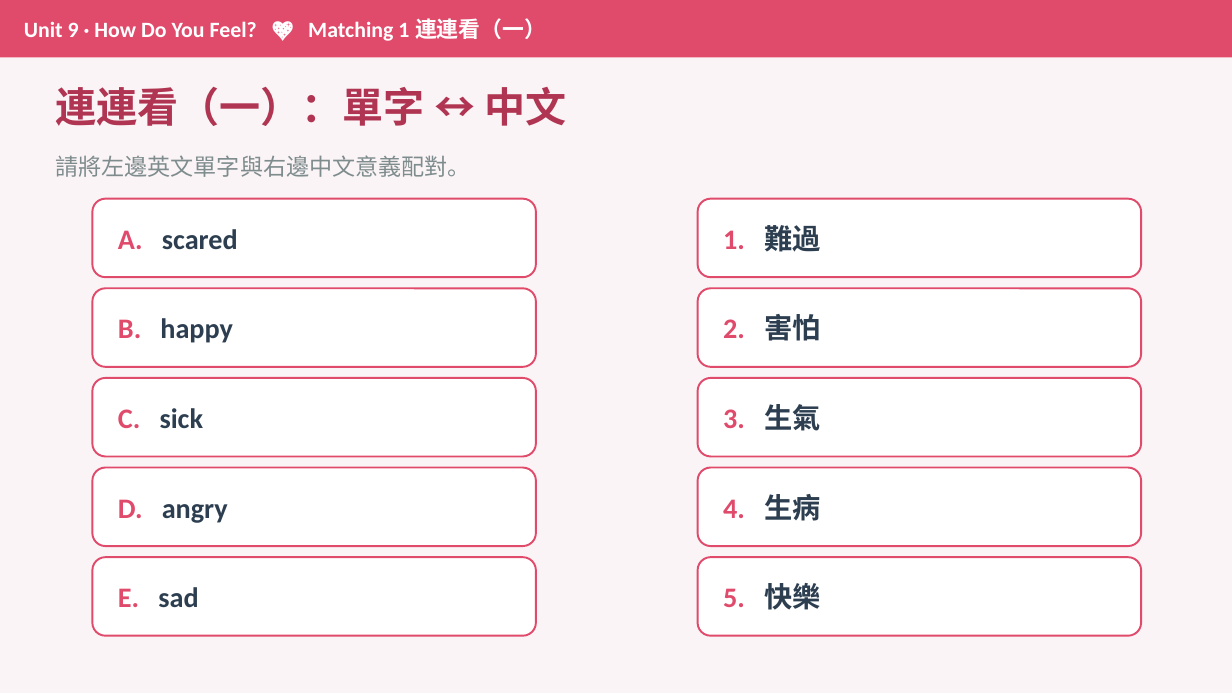
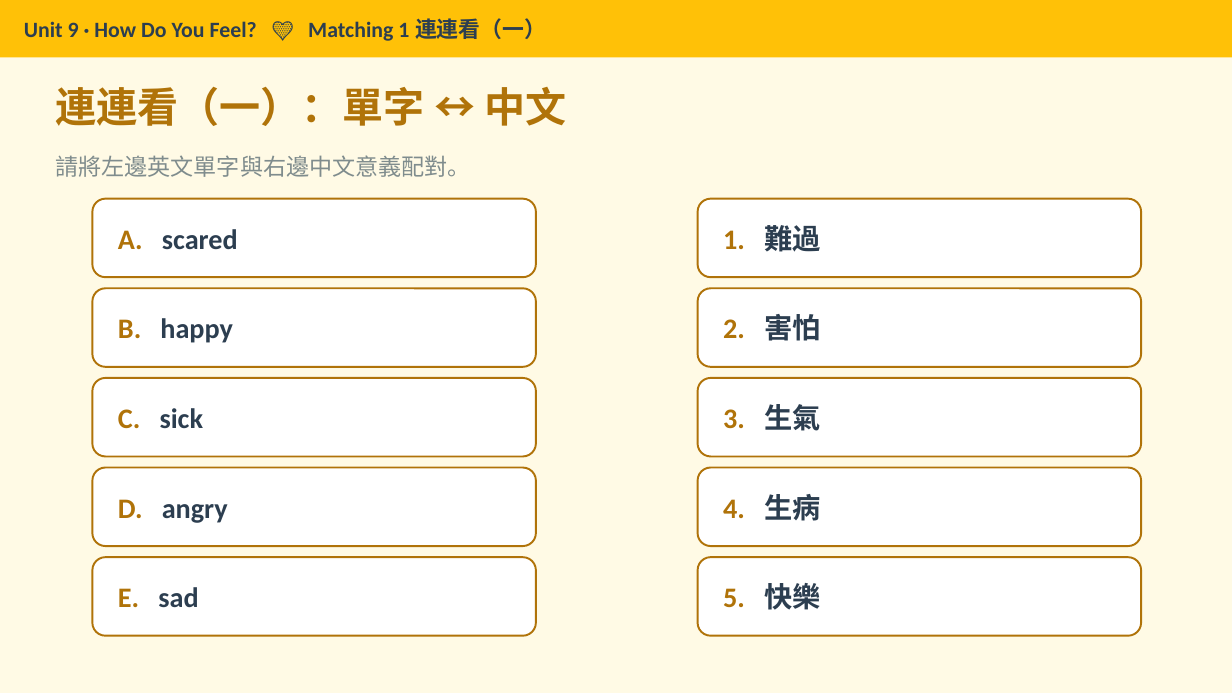
Before and after one commit to Yuchiaoniu/english, a slide deck: slide 7 of Unit9_How_Do_You_Feel.pptx. Drawn at 1232x693 pixels with LibreOffice and Linux fonts; fonts in the diff are those of the drawing. Boxes give left, top, right and bottom in pixels: in the first picture for what was removed or moved away, otherwise in the second. Text is boxed around its words. In the diff, an @@ line names an element or a change of style, - is before the commit and + after.

```diff
--- a/Unit9_How_Do_You_Feel.pptx
+++ b/Unit9_How_Do_You_Feel.pptx
@@ background #FBF4F6 to #FFFAE5 @@
@@ rectangle "Unit 9 · How Do ..." at bbox=[0, 0, 1232, 57]: fill #E04A6B to #FFC107 @@
@@ text in rectangle at bbox=[24, 18, 546, 41]: text changed; text colour #FFFFFF to #2C3E50 @@
-Unit 9 · How Do You Feel? 💖 Matching 1 連連看（一）
+Unit 9 · How Do You Feel? 💛 Matching 1 連連看（一）
@@ text "連連看（一）：單字 ↔ 中文" at bbox=[55, 87, 567, 126]: text colour #B03552 to #B07309 @@
@@ rounded rectangle "A. scared" at bbox=[92, 199, 536, 277]: text colour #E04A6B to #B07309 in "A."; outline #E04A6B 1.5 pt to #B07309 1.5 pt @@
@@ rounded rectangle "1. 難過" at bbox=[698, 199, 1141, 277]: text colour #E04A6B to #B07309 in "1."; outline #E04A6B 1.5 pt to #B07309 1.5 pt @@
@@ rounded rectangle "B. happy" at bbox=[92, 288, 536, 367]: text colour #E04A6B to #B07309 in "B."; outline #E04A6B 1.5 pt to #B07309 1.5 pt @@
@@ rounded rectangle "2. 害怕" at bbox=[698, 288, 1141, 367]: text colour #E04A6B to #B07309 in "2."; outline #E04A6B 1.5 pt to #B07309 1.5 pt @@
@@ rounded rectangle "C. sick" at bbox=[92, 378, 536, 457]: text colour #E04A6B to #B07309 in "C."; outline #E04A6B 1.5 pt to #B07309 1.5 pt @@
@@ rounded rectangle "3. 生氣" at bbox=[698, 378, 1141, 457]: text colour #E04A6B to #B07309 in "3."; outline #E04A6B 1.5 pt to #B07309 1.5 pt @@
@@ rounded rectangle "D. angry" at bbox=[92, 468, 536, 546]: text colour #E04A6B to #B07309 in "D."; outline #E04A6B 1.5 pt to #B07309 1.5 pt @@
@@ rounded rectangle "4. 生病" at bbox=[698, 468, 1141, 546]: text colour #E04A6B to #B07309 in "4."; outline #E04A6B 1.5 pt to #B07309 1.5 pt @@
@@ rounded rectangle "E. sad" at bbox=[92, 557, 536, 636]: text colour #E04A6B to #B07309 in "E."; outline #E04A6B 1.5 pt to #B07309 1.5 pt @@
@@ rounded rectangle "5. 快樂" at bbox=[698, 557, 1141, 636]: text colour #E04A6B to #B07309 in "5."; outline #E04A6B 1.5 pt to #B07309 1.5 pt @@
```
Also in this commit, not shown: 14 other slides changed, 3 other files.
